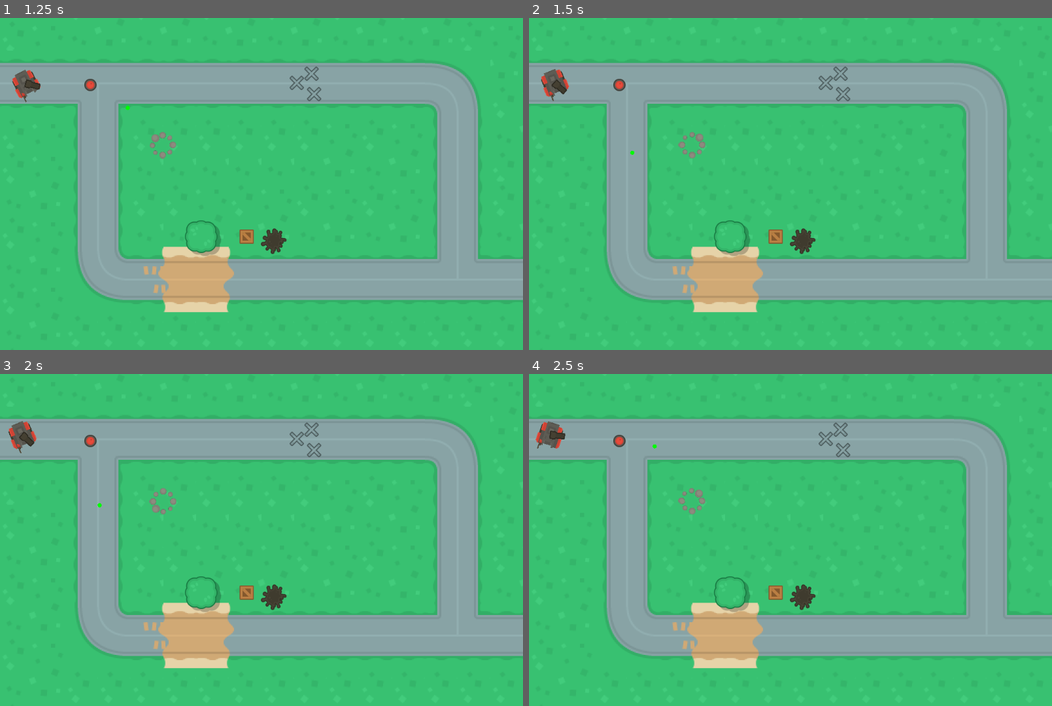
Above: before the commit, frames 1-4 (two rows, left to right).
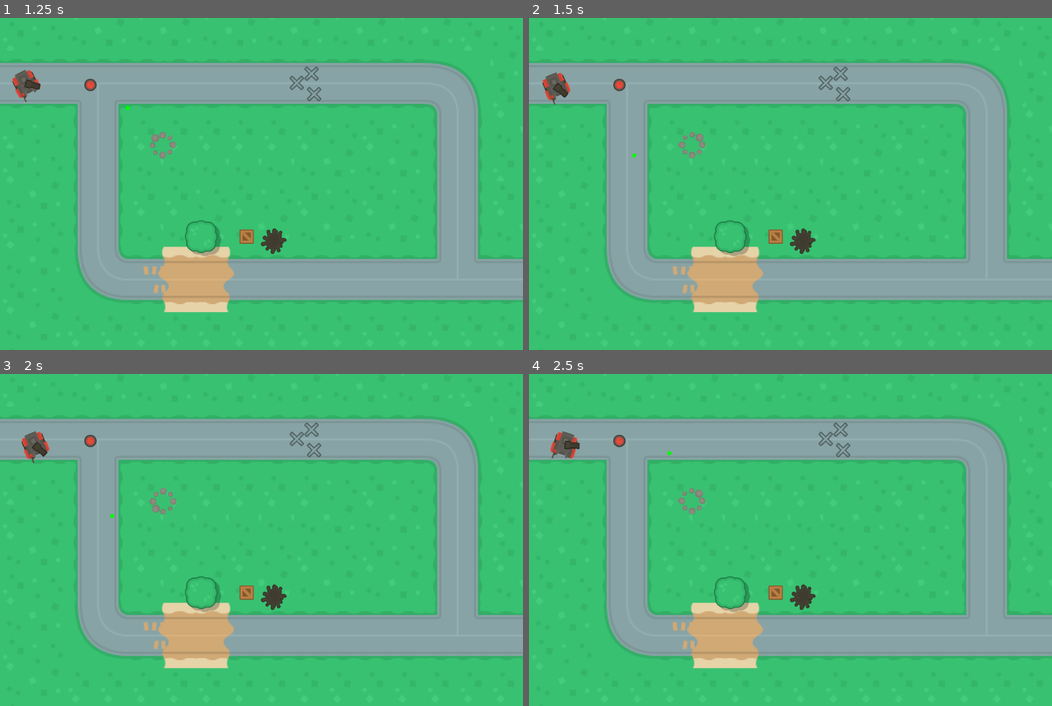
Above: after the commit, the same moments.

Repository: soapmactavish23/rogue_tank
Game: Godot game, scene res://scenes/game.tscn
Same seed, same stepped clock (60 frames per second), same inputs: the game is played once before the commit and once after it.
Inputs (mouse positions are in pixels of both pictures, inside the frame that each line leads up to):
- Up to frame 1 (1.25 s): tap Enter at 0.5 s; move the mouse to (376, 167) at 0.52 s; hold Right (ui_right) from 0.53 s (still down); right-click (376, 167) at 0.6 s
- Up to frame 2 (1.5 s): move the mouse to (685, 200) at 1.27 s; release Right (ui_right) at 1.28 s; hold Down (ui_down) from 1.28 s (still down); right-click (685, 200) at 1.35 s
- Up to frame 3 (2 s): keep holding Down (ui_down)
- Up to frame 4 (2.5 s): move the mouse to (842, 466) at 2.02 s; release Down (ui_down) at 2.03 s; hold Right (ui_right) from 2.03 s (still down); right-click (842, 466) at 2.1 s

Frame 1 is identical in both runs. In frame 2, 0.2% of the frame differs, in the area x 2-21%, y 15-43%; in frame 3, 0.6%; in frame 4, 0.6%, in the area x 1-28%, y 14-26%.

Commit message:
56. 52 - Motor do tanque

Diff:
--- a/scenes/tank.tscn
+++ b/scenes/tank.tscn
@@ -7,23 +7,16 @@
 [ext_resource path="res://samples/tank_cannon.wav" type="AudioStream" id=5]
 [ext_resource path="res://samples/disparo_hmg_tank.wav" type="AudioStream" id=6]
 [ext_resource path="res://samples/reload.wav" type="AudioStream" id=7]
+[ext_resource path="res://samples/tank_motor.wav" type="AudioStream" id=8]
 
 [sub_resource type="GDScript" id=1]
 resource_name = "tank_samples"
 script/source = "extends Node2D
 
-
-# Declare member variables here. Examples:
-# var a = 2
-# var b = \"text\"
-
-
-# Called when the node enters the scene tree for the first time.
 func _ready():
 	$'../'.connect(\"cannon_shooted\", self, \"on_tank_cannon_shooted\")
 	$'../'.connect(\"hmg_shooted\", self, \"on_tank_hmg_shooted\")
-	pass
-
+	$motor.play()
 
 func on_tank_cannon_shooted():
 	$cannon.play()
@@ -32,6 +25,10 @@
 
 func on_tank_hmg_shooted():
 	$hmg.play()
+
+func _physics_process(delta):
+	var pitch = abs($'../'.acell / $'../'.MAX_SPEED)
+	$motor.pitch_scale = pitch + .7
 "
 
 [node name="Tank" type="KinematicBody2D" groups=["player"]]
@@ -79,5 +76,8 @@
 [node name="reload" type="AudioStreamPlayer2D" parent="samples"]
 stream = ExtResource( 7 )
 
+[node name="motor" type="AudioStreamPlayer2D" parent="samples"]
+stream = ExtResource( 8 )
+
 [connection signal="timeout" from="timer_reload" to="." method="_on_timer_reload_timeout"]
 [connection signal="timeout" from="timer_mg" to="." method="_on_timer_mg_timeout"]
--- a/scripts/tank.gd
+++ b/scripts/tank.gd
@@ -98,11 +98,10 @@
 
 	rotate(ROT_VEL * rot * delta)
 
-
-	if dir != 0:
-		acell = lerp(acell, MAX_SPEED, .01)
-	else:
-		acell = lerp(acell, 0, .05)
+	#if dir != 0:
+	acell = lerp(acell, MAX_SPEED * dir, .03)
+	#else:
+	#	acell = lerp(acell, 0, .05)
 
 	var move = move_and_slide(Vector2(cos(rotation), sin(rotation)) * dir * acell * vel_mod)
 
Not shown, changed: samples/tank_motor.wav.import
Not shown: 1 places in scenes/tank.tscn that only renumber resources
